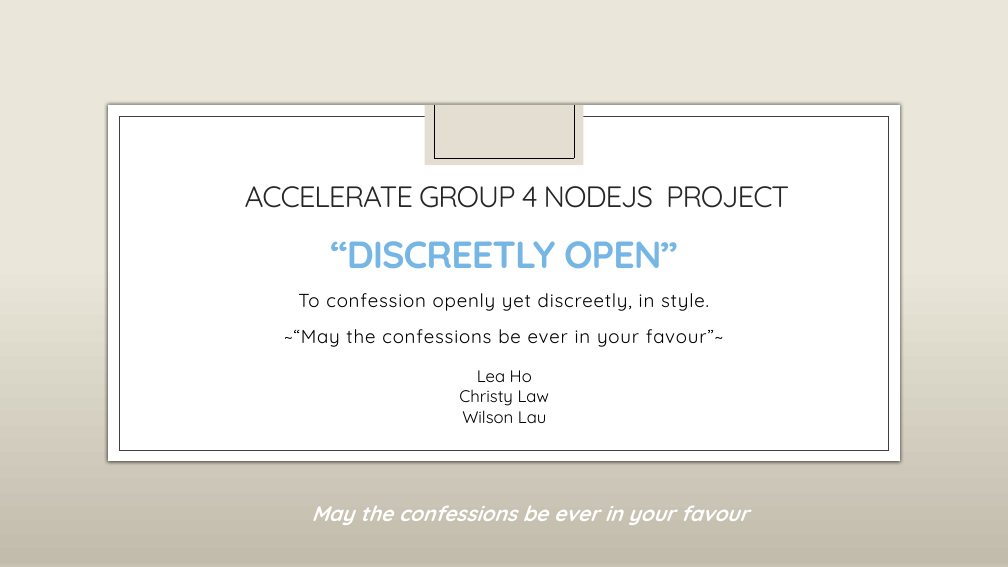
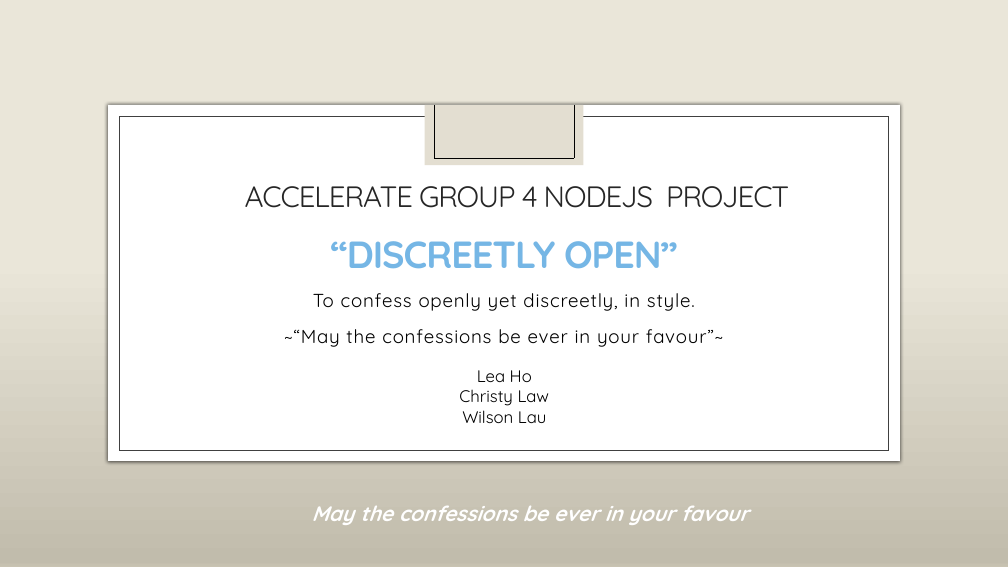
Before and after one commit to leahoho/moral-judges, a slide deck: slide 1 of MJ ppt 2018-7-24 (2).pptx. Drawn at 1008x567 pixels with LibreOffice and Linux fonts; fonts in the diff are those of the drawing; background and template pictures are left out. Boxes give left, top, right and bottom in pixels: in the first picture for what was removed or moved away, otherwise in the second. Text is boxed around its words. In the diff, an @@ line names an element or a change of style, - is before the commit and + after.

```diff
--- a/MJ ppt 2018-7-24 (2).pptx
+++ b/MJ ppt 2018-7-24 (2).pptx
@@ subtitle at (313,293,695,311): text changed @@
-To confession openly yet discreetly, in style.
+To confess openly yet discreetly, in style.
```
Also in this commit, not shown: 3 other slides changed, 2 slides added.
